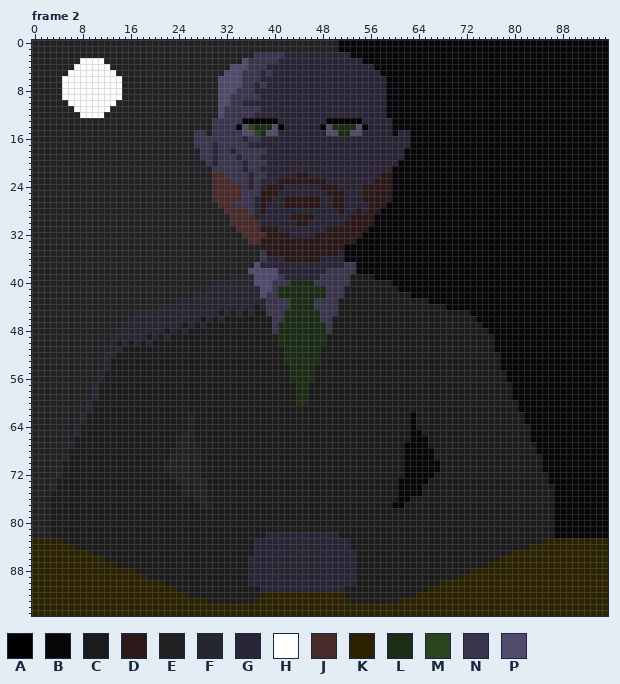
Edited in one commit: pixel-art file (assets/art/spokesman.aseprite). That is the earlier state.
96x96 pixels, 2 frames. Colours within 5 levels of each other are drawn and written as one. Shown: frame 2. The commit also changed other frames, which this record leaves out.
Palette (. is transparent): A #000000  B #060608  C #1c1c1c  D #2b1919  E #222224  F #252630  G #292536  H #ffffff  J #4a2b2b  K #2b2300  L #1b2e15  M #284520  N #3a354d  P #524a6b
After:
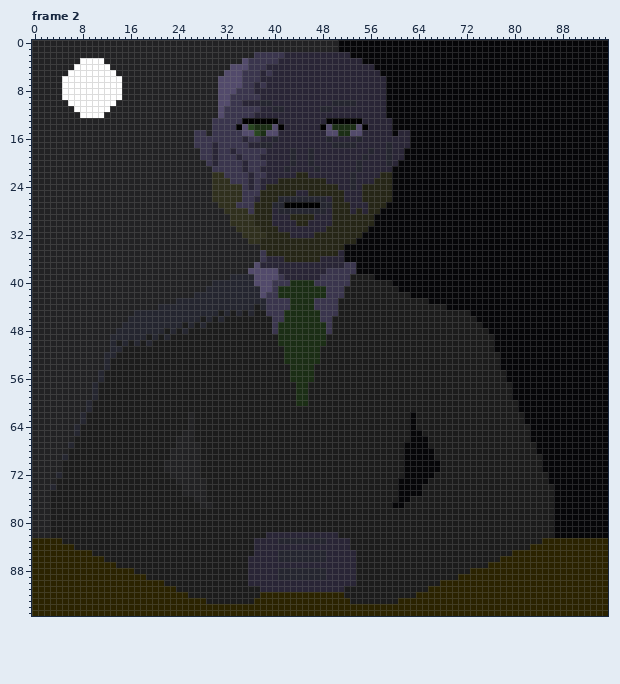
Commit message: Tweaked the beard color for the spokesman
The edit:
colour D: #2b1919 -> #262617
colour J: #4a2b2b -> #30301e
Frame 2, layer "spokesman":
y 24: x 42..47 GGGGGG -> DDDDDD
y 25: x 41..43 FGG -> DDD; x 46..48 GGF -> DDD
y 26: x 40 F -> D; x 42..47 DDDDDD -> FFFFFF; x 49 F -> G
y 27: x 37 G -> D; x 39..40 GG -> DF; x 42..47 DDDDDD -> AAAAAA; x 49 G -> F; x 52 G -> D
y 28: x 37 G -> D; x 39 G -> D; x 41 G -> F; x 48 G -> F; x 50 G -> D; x 52 G -> D
y 29: x 37..39 GGG -> DDD; x 50..52 GGG -> DDD
y 30: x 37..39 JGG -> DDD; x 50..51 GG -> DD
